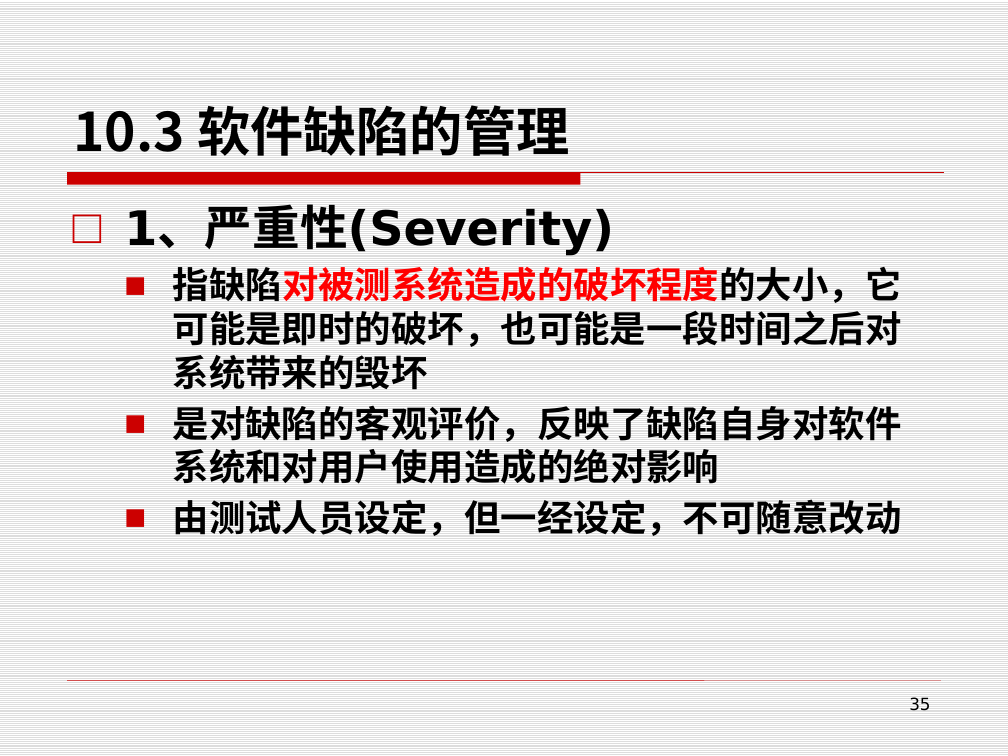
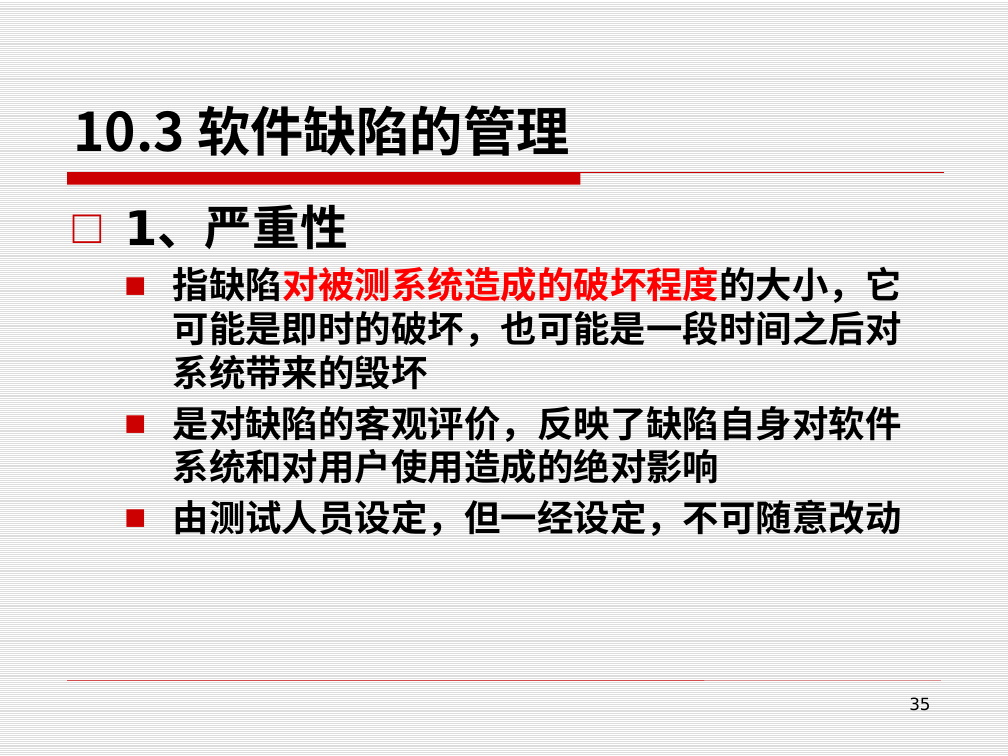
Before and after one commit to edu2act/course-foundation-software-tesing, a slide deck: slide 35 of PPT/第三部分 软件测试应用/10.2 测试过程管理.pptx. Drawn at 1008x756 pixels with LibreOffice and Linux fonts; fonts in the diff are those of the drawing. Boxes give left, top, right and bottom in pixels: in the first picture for what was removed or moved away, otherwise in the second. Text is boxed around its words. In the diff, an @@ line names an element or a change of style, - is before the commit and + after.

```diff
--- a/PPT/第三部分 软件测试应用/10.2 测试过程管理.pptx
+++ b/PPT/第三部分 软件测试应用/10.2 测试过程管理.pptx
@@ text at [124, 207, 347, 250]: text changed @@
-□ 1、严重性(Severity)
+□ 1、严重性
```
Also in this commit, not shown: 17 other slides changed, 7 other files.
